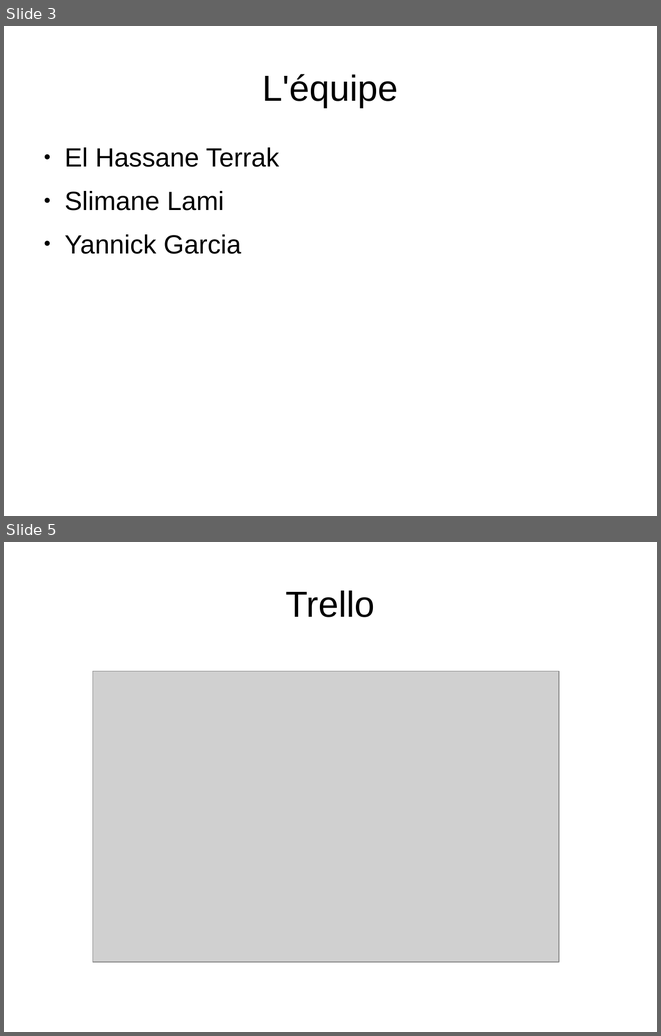
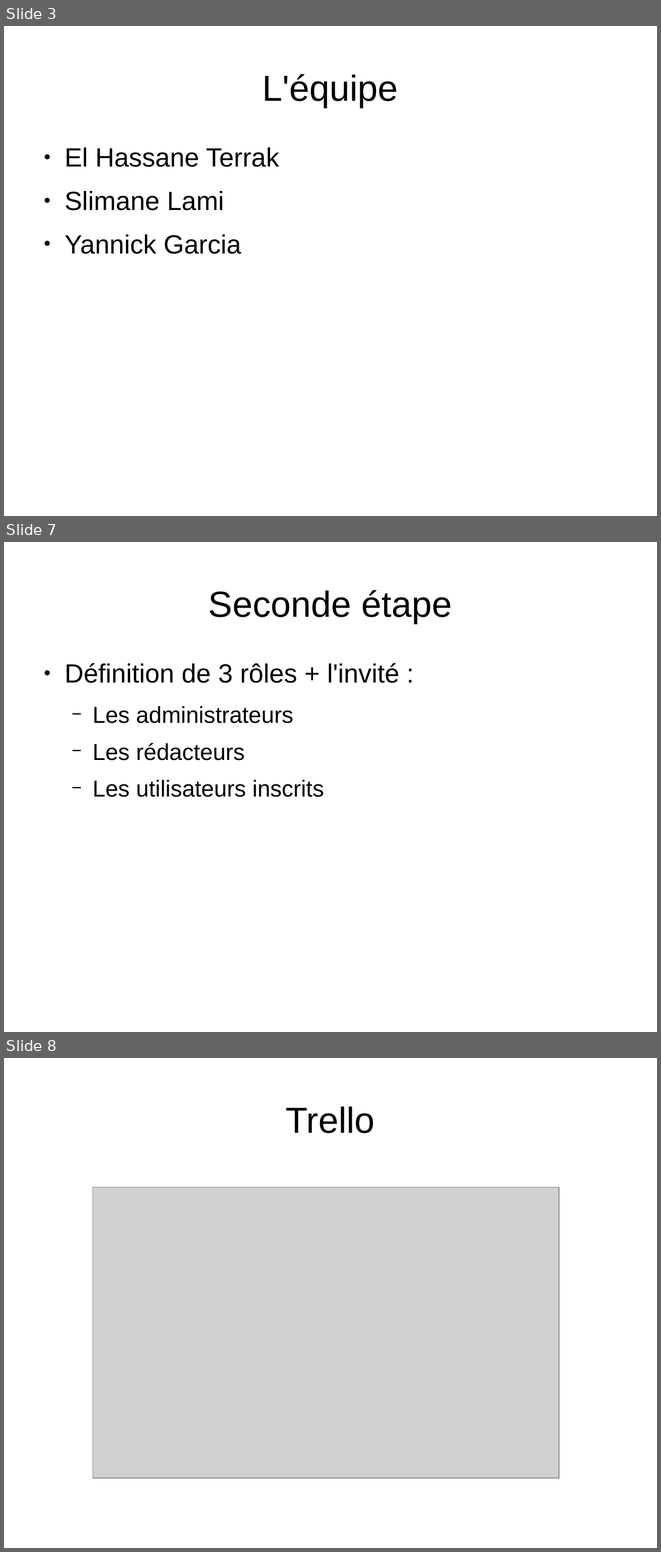
Before and after one commit to Wathil/POECNews, a slide deck: presentation.odp. Shown one above the other, each under a label of ours: slides 3 and 5 before the commit, slides 3, 7 and 8 after it; the slides between them are not shown. The pictures are 661x1036 and 661x1552 pixels, drawn with LibreOffice and Linux fonts; fonts in the diff are those of the drawing; grey boxes stand for pictures. Boxes give left, top, right and bottom in pixels: in the first picture for what was removed or moved away, otherwise in the second. Text is boxed around its words. In the diff, an @@ line names an element or a change of style, - is before the commit and + after.

```diff
--- a/presentation.odp
+++ b/presentation.odp
@@ slide 7 added at <box>4,542,657,1032</box>, background #FFFFFF @@
@@ title added at <box>209,590,452,623</box>, 44 pt, text #000000 @@
+Seconde étape
@@ text added at <box>64,663,399,797</box>, 28 pt, text #000000 @@
+● Définition de 3 rôles + l'invité :
+  − Les administrateurs
+  − Les rédacteurs
+  − Les utilisateurs inscrits
@@ what was slide 5 is now slide 8 @@
```
Also in this commit, not shown: 2 slides changed, 4 other slides added, 1 slide removed.
